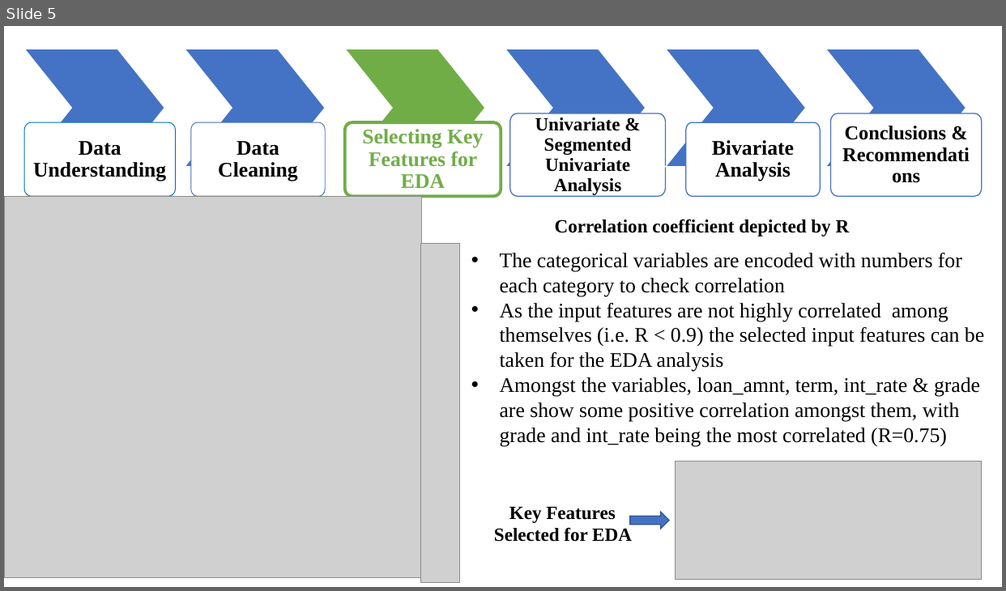
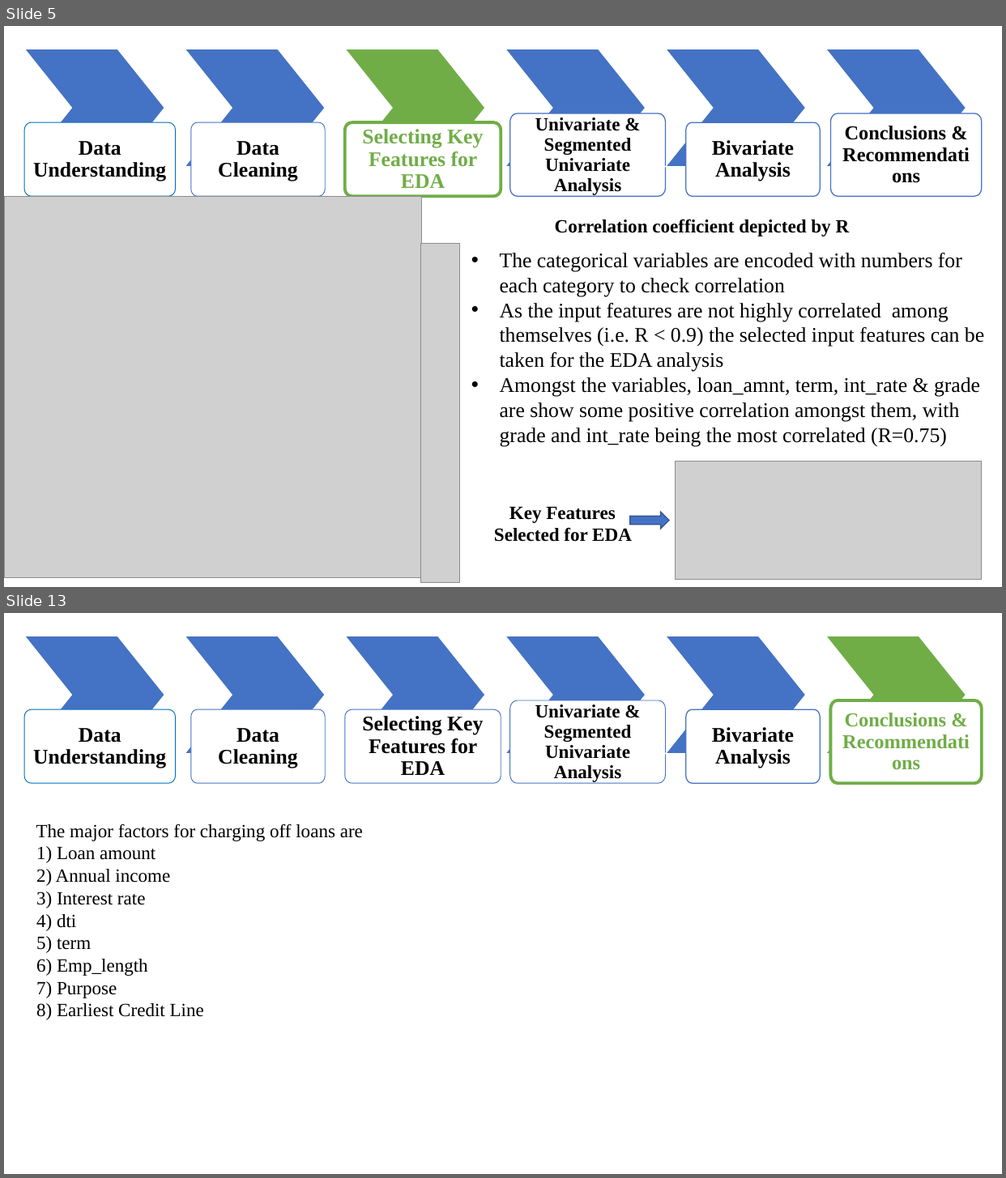
Before and after one commit to karthickchetti/LendingClubCaseStudy, a slide deck: LC_EDA.pptx. Shown one above the other, each under a label of ours: slide 5 before the commit, slides 5 and 13 after it; the slides between them are not shown. The pictures are 1006x591 and 1006x1178 pixels, drawn with LibreOffice and Linux fonts; fonts in the diff are those of the drawing; grey boxes stand for pictures. Boxes give left, top, right and bottom in pixels: in the first picture for what was removed or moved away, otherwise in the second. Text is boxed around its words. In the diff, an @@ line names an element or a change of style, - is before the commit and + after.

```diff
--- a/LC_EDA.pptx
+++ b/LC_EDA.pptx
@@ slide 13 added at [4, 613, 1002, 1174], background #FFFFFF @@
@@ group added at [24, 636, 982, 784]: 6 chevrons, 6 freeform shapes @@
+Data Understanding
+Data Cleaning
+Selecting Key Features for EDA
+Univariate & Segmented Univariate Analysis
+Bivariate Analysis
+Conclusions & Recommendations
@@ text added at [36, 824, 363, 1020], 18 pt, text #000000 @@
+The major factors for charging off loans are
+1) Loan amount
+2) Annual income
+3) Interest rate
+4) dti
+5) term
+6) Emp_length
+7) Purpose
+8) Earliest Credit Line
```
Also in this commit, not shown: 5 slides changed, 5 other slides added, 1 other file.
